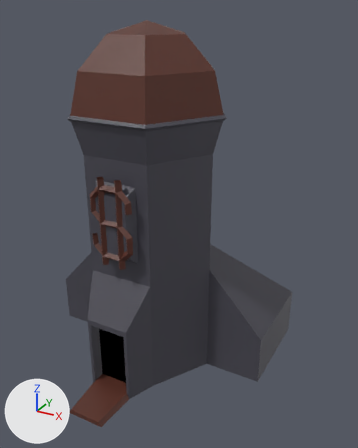
An edit to the FBX model Assets/Resources/Models/Store.fbx, drawn before and after from the same camera.
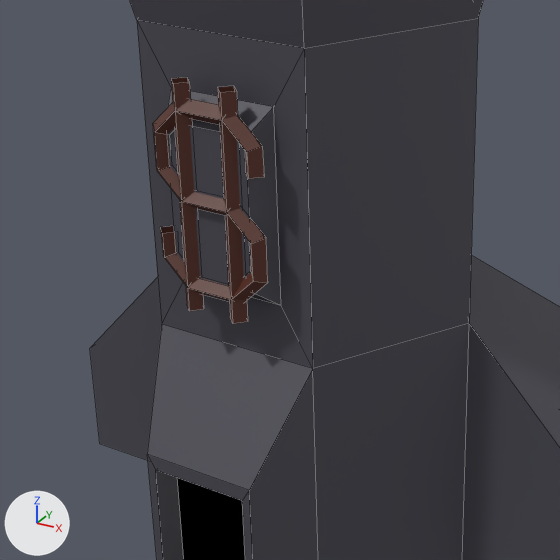
Each version is shown whole from a 50 mm camera at (9.58, -15.17, 13.68) aimed at (0.88, 0.65, 5.77), then close up on the part from 9% to 68% of the width and 33% to 80% of the height. The lights are fixed; the arrows at lower left show +X, +Y and +Z. The close-ups show mesh edges as thin lines.

The scene before the commit, as lines of its bpy script (objects in view):
```python
me_cube_003 = bpy.data.meshes.new('Cube.003')
me_cube_003.from_pydata(...)  # 165 vertices, 153 faces; spans x -4.8..4.8, y -4.85..6.0, z -0.06..13.25
# faces by material slot: [68, 84, 1]
me_cube_003.materials.append(mat_material)  # dark grey #4a4953
me_cube_003.materials.append(mat_metal)  # brown #5a2f23
me_cube_003.materials.append(mat_material_001)  # black #000000
ob_corpus = bpy.data.objects.new('Corpus', me_cube_003)
ob_corpus.location = (0.0, 0.0, 0.0)
```
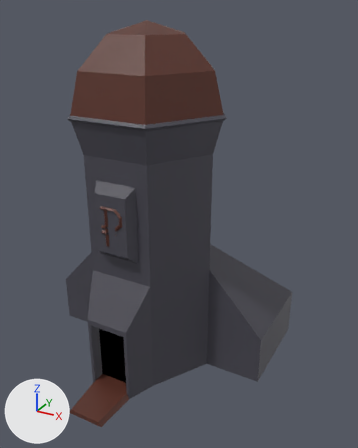
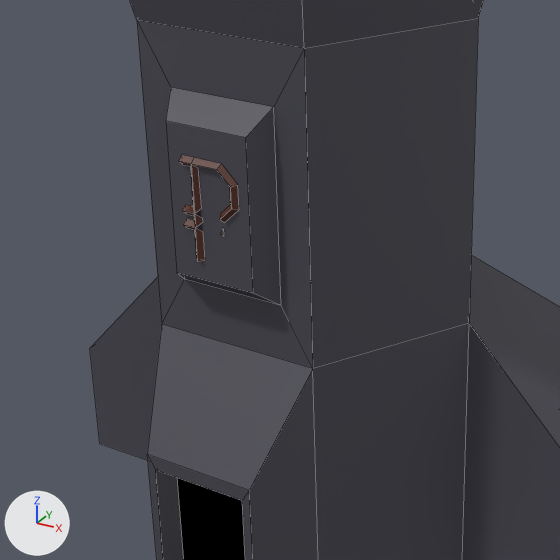
Where the change shows, as pixel boxes [x1, y1, x2, y2] in the close-ups (560 x 560 px):
part 1 of me_cube_003, added (brown)
    after: [179, 155, 239, 262]
part 2 of me_cube_003, cut back
    before: [153, 77, 268, 324]
    after: [221, 229, 224, 236]

The change, as a list of edits to the scene's bpy script:
```text
Change me_cube_003:
    used by ob_corpus; location = (0.0, 0.0, 0.0)
    remove me_cube_003.from_pydata(...)  # 165 vertices, 153 faces; spans x -4.8..4.8, y -4.85..6.0, z -0.06..13.25
    add me_cube_003.from_pydata(...)  # 138 vertices, 118 faces; spans x -4.8..4.8, y -4.85..6.0, z -0.06..13.25
    me_cube_003 part 1: a new loose piece of 41 vertices spanning x -0.4..0.46, y -2.67..-2.6, z 5.95..7.42, in mat_metal (brown #5a2f23)
    me_cube_003 part 2
    72 vertices are removed from x -0.86..0.86, y -2.72..-2.44, z 5.19..8.43
    60 faces are deleted
    4 vertices are added at (0.2, -2.6, 6.52), (0.2, -2.67, 6.45), (0.2, -2.6, 6.38), (-0.13, -2.6, 7.28)
    1 new face joins them, mat_metal (brown #5a2f23)
```
